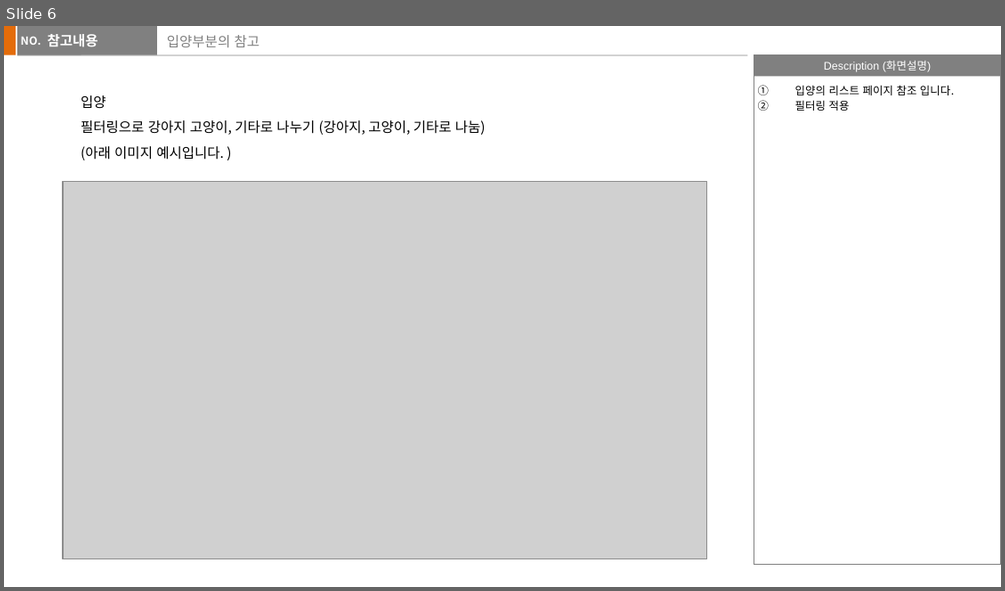
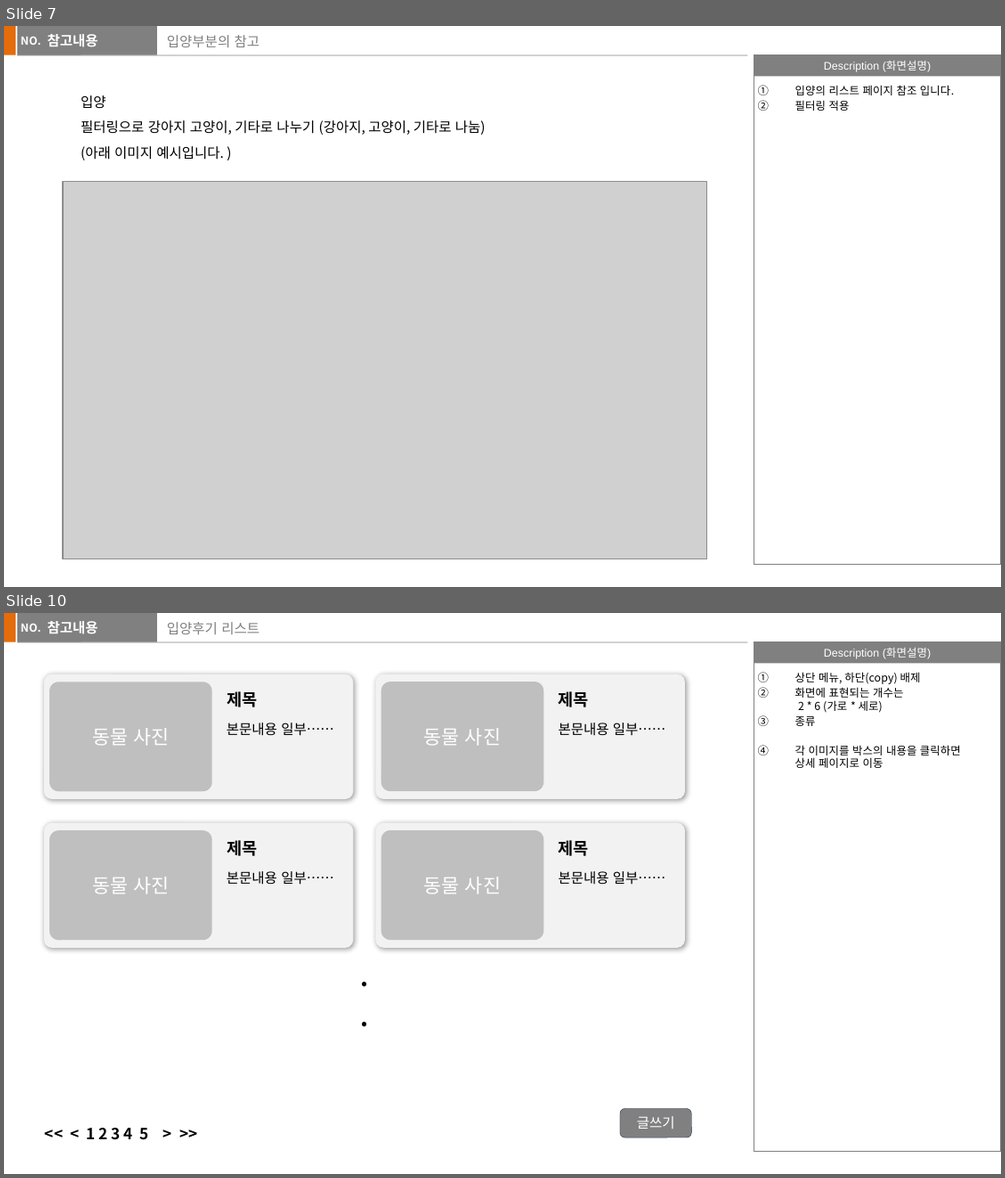
Before and after one commit to jaemikim/Notes, a slide deck: 기획문서/보보 (가칭)_v1.pptx. Shown one above the other, each under a label of ours: slide 6 before the commit, slides 7 and 10 after it; the slides between them are not shown. The pictures are 1005x591 and 1005x1178 pixels, drawn with LibreOffice and Linux fonts; fonts in the diff are those of the drawing; grey boxes stand for pictures. Boxes give left, top, right and bottom in pixels: in the first picture for what was removed or moved away, otherwise in the second. Text is boxed around its words. In the diff, an @@ line names an element or a change of style, - is before the commit and + after.

```diff
--- a/기획문서/보보 (가칭)_v1.pptx
+++ b/기획문서/보보 (가칭)_v1.pptx
@@ slide 10 added at <box>4,613,1001,1174</box>, background #FFFFFF; not listed: 6 template elements that a slide beside it also shows @@
@@ text added at <box>48,621,98,634</box>, 10 pt, text #FFFFFF, bold @@
+참고내용
@@ title added at <box>167,622,259,634</box>, 10 pt, text #808080 @@
+입양후기 리스트
@@ text added at <box>795,672,961,768</box>, 8 pt, text #000000 @@
+1. 상단 메뉴, 하단(copy) 배제
+2. 화면에 표현되는 개수는
+   2 * 6 (가로 * 세로)
+3. 종류
+4. 각 이미지를 박스의 내용을 클릭하면
+   상세 페이지로 이동
@@ group added at <box>44,674,353,798</box>: 2 rounded rectangles, 2 texts @@
+동물 사진
+제목
+본문내용 일부……
@@ group added at <box>376,674,685,798</box>: 2 rounded rectangles, 2 texts @@
+동물 사진
+제목
+본문내용 일부……
@@ group added at <box>44,823,353,948</box>: 2 rounded rectangles, 2 texts @@
+동물 사진
+제목
+본문내용 일부……
@@ group added at <box>376,822,685,947</box>: 2 rounded rectangles, 2 texts @@
+동물 사진
+제목
+본문내용 일부……
@@ text added at <box>80,960,649,1021</box>, 18 pt, text #000000, bold @@
+.
+.
@@ rounded rectangle added at <box>620,1109,692,1137</box>, fill #808080, outline #233953 0.25 pt, 10 pt, text #FFFFFF @@
+글쓰기
@@ text added at <box>86,1127,149,1140</box>, 11.1 pt, text #000000, bold @@
+<< < 1 2 3 4 5 > >>
@@ what was slide 6 is now slide 7 @@
```
Also in this commit, not shown: 3 slides changed, 1 other slide added, 4 other files.
